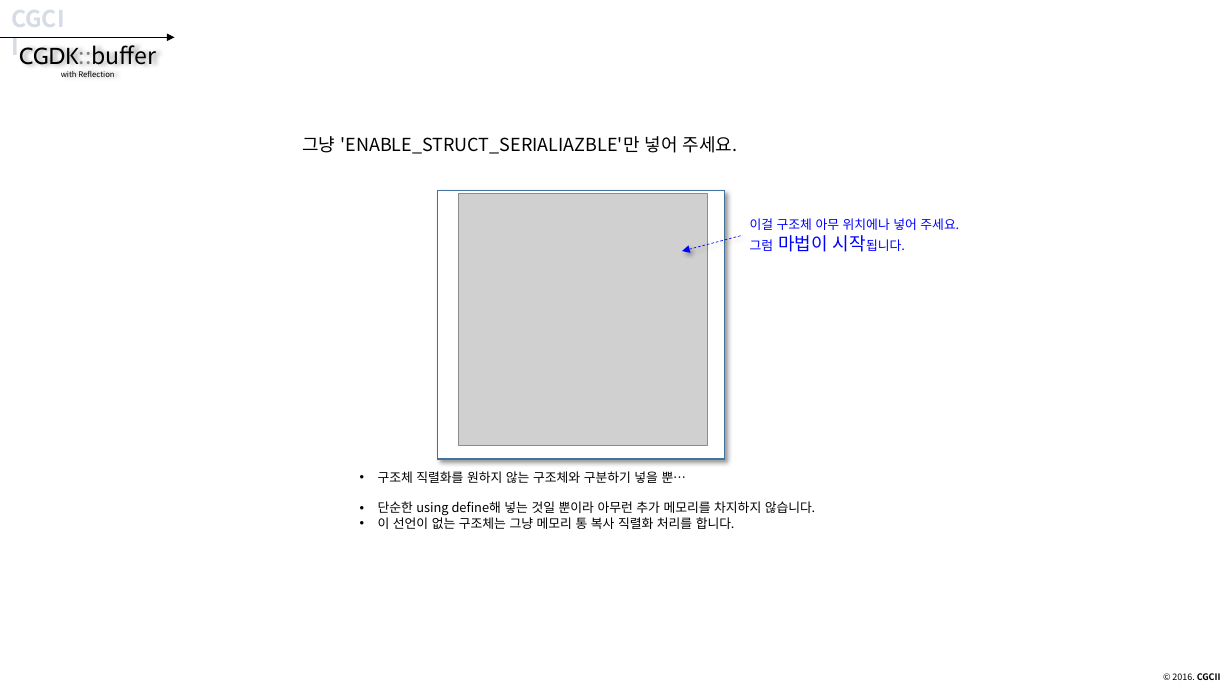
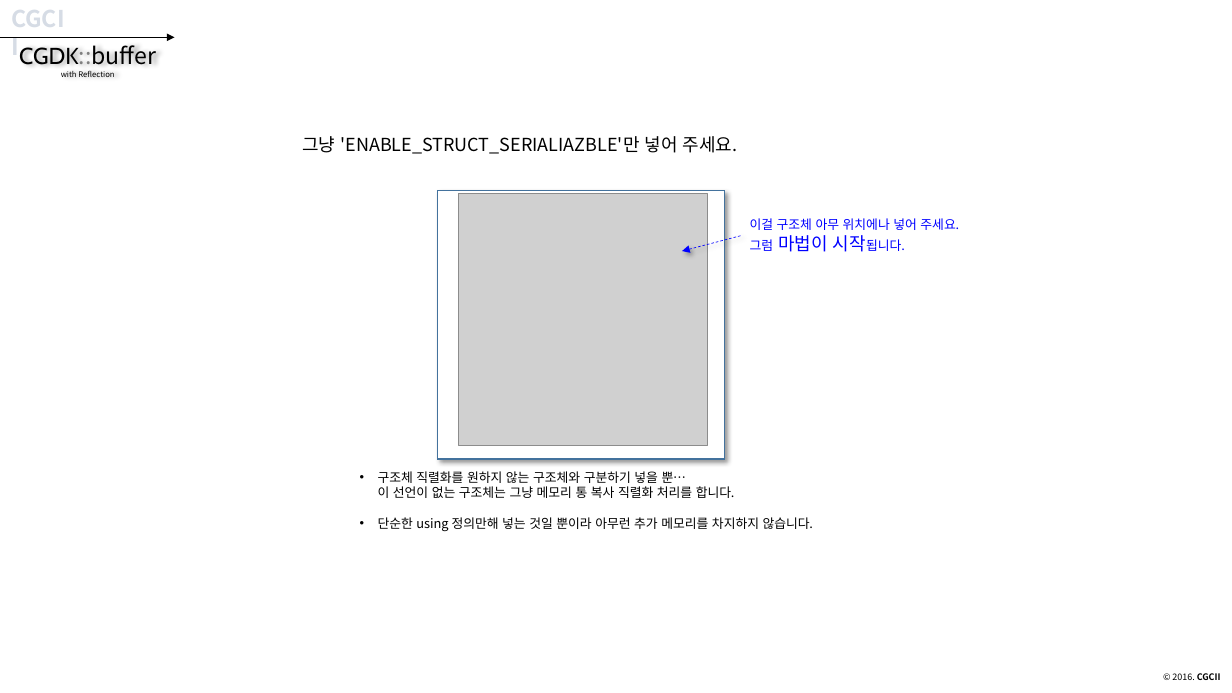
Before and after one commit to CGLabs/CGDK.buffer, a slide deck: slide 33 of C++/document/intruduce_CGDK.buffer.pptx. Drawn at 1232x693 pixels with LibreOffice and Linux fonts; fonts in the diff are those of the drawing; grey boxes stand for pictures. Boxes give left, top, right and bottom in pixels: in the first picture for what was removed or moved away, otherwise in the second. Text is boxed around its words. In the diff, an @@ line names an element or a change of style, - is before the commit and + after.

```diff
--- a/C++/document/intruduce_CGDK.buffer.pptx
+++ b/C++/document/intruduce_CGDK.buffer.pptx
@@ text at [378, 471, 813, 532]: text changed @@
-• 구조체 직렬화를 원하지 않는 구조체와 구분하기 넣을 뿐…
-• 단순한 using define해 넣는 것일 뿐이라 아무런 추가 메모리를 차지하지 않습니다.
-• 이 선언이 없는 구조체는 그냥 메모리 통 복사 직렬화 처리를 합니다.
+• 구조체 직렬화를 원하지 않는 구조체와 구분하기 넣을 뿐…
+  이 선언이 없는 구조체는 그냥 메모리 통 복사 직렬화 처리를 합니다.
+• 단순한 using 정의만해 넣는 것일 뿐이라 아무런 추가 메모리를 차지하지 않습니다.
```
Also in this commit, not shown: 30 other slides changed.
